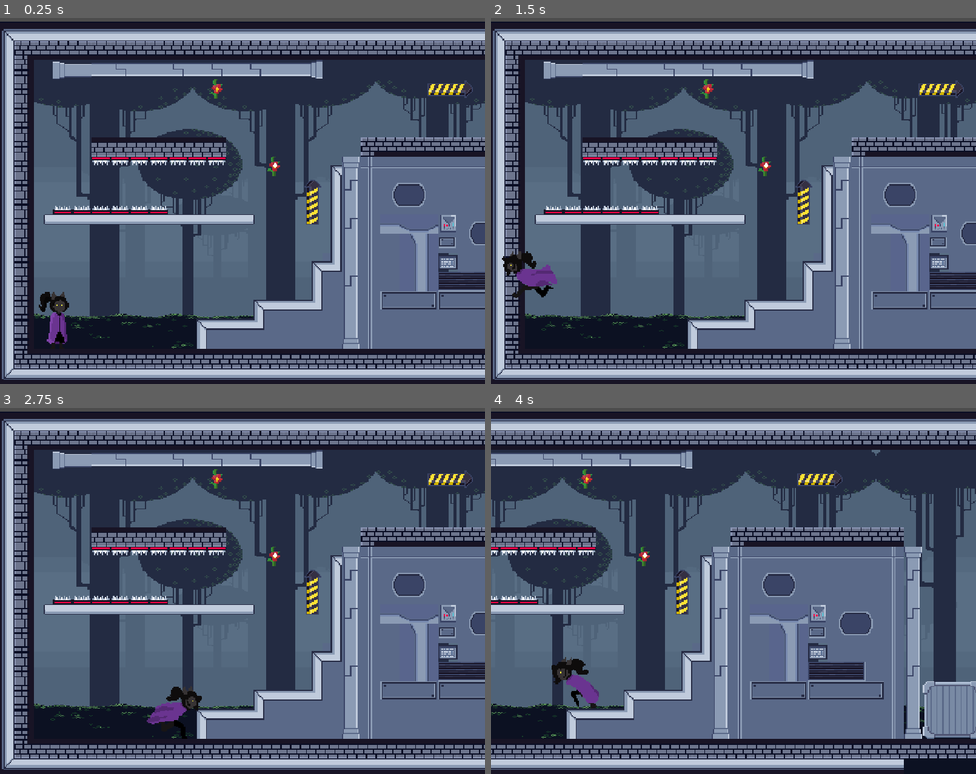
Above: before the commit, frames 1-4 (two rows, left to right).
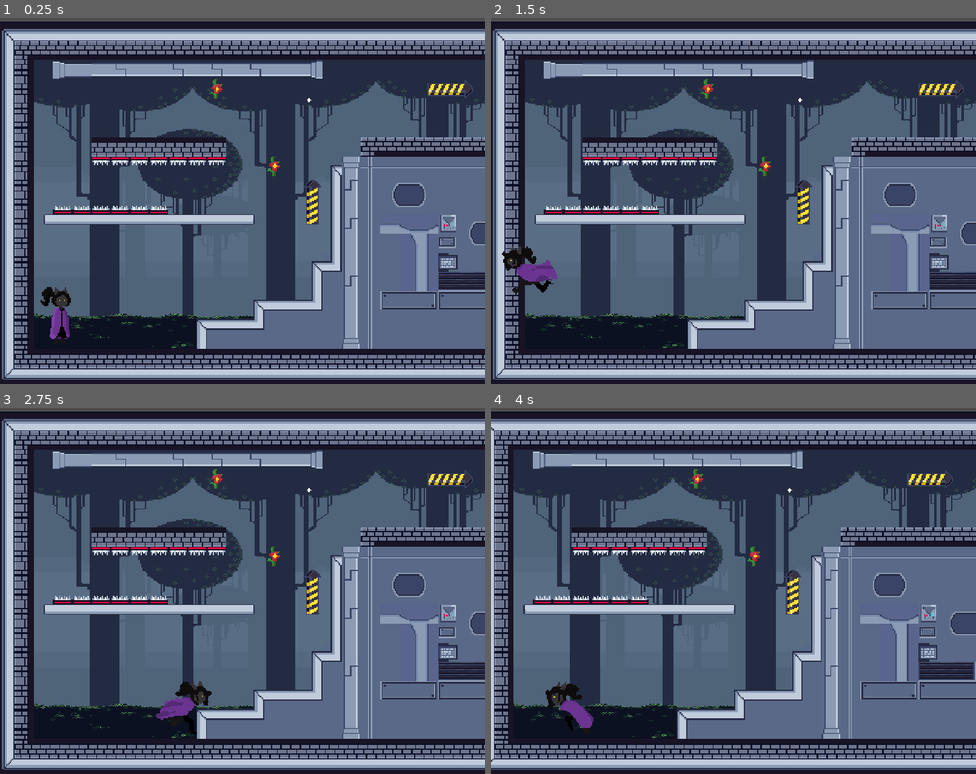
Above: after the commit, the same moments.

Repository: NashwanAndayuri/Nikki
Game: Godot game, scene res://scenes/thelevel.tscn
The game is run twice, just before and just after one commit, with the same random seed, the same clock (stepped at 60 frames per second) and the same inputs. The engine's default icon, where the game draws it, is replaced by a stand-in: a white triangle on a blue panel in a dark square.
Inputs:
- Up to frame 1 (0.25 s): no input
- Up to frame 2 (1.5 s): tap Enter at 0.5 s; hold C (C) 0.53-1.28 s; tap A (a) at 0.8, 1.35 s; tap Space (spc) at 1.25 s
- Up to frame 3 (2.75 s): tap D (d) at 1.55 s; hold D (d) from 2.03 s (still down); tap C (C) at 2.3 s
- Up to frame 4 (4 s): release D (d) at 2.78 s; tap C (C) at 2.85 s; tap A (a) at 3.05 s; hold A (a) from 3.53 s (still down); tap D (d) at 3.8 s

The runs differ from the first frame. In frame 1, 0.4% of the frame differs, in the area x 8-65%, y 21-90%; in frame 2, 0.6%; in frame 3, 0.7%; in frame 4, 45%, in the area x 0-100%, y 5-99%.

Commit message:
updated player mechanics

Diff:
--- a/objects/player/SwingSwong.gd
+++ b/objects/player/SwingSwong.gd
@@ -4,8 +4,9 @@
 @export var grapple_anchor: StaticBody2D
 @export var player_anchor: RigidBody2D
 @export var rope: Line2D
+@export var interaction_area: Area2D
 @export var max_radius: float = 512
-
+@export var tetherForceFactor= 0.25
 
 func _ready():
 	add_to_group("grappling-hook-system")
@@ -17,9 +18,22 @@
 func attach_player(player: Node2D) -> int:
 	if self.global_position.distance_to(player.global_position) > max_radius or player_original_parent != null:
 		return -1
-	player_original_parent = player.get_parent()
-	player_anchor.global_position = player.global_position # Set the player_anchor to the player's global position
-	player.reparent(player_anchor) # Make the player a child of player_anchor
+	if player.position.x < self.global_position.x+256 and player.position.x >= self.global_position.x-256:
+		var anchorPos= $Anchor.global_position
+		var playerPos= player.position
+		var tetherDir = anchorPos-playerPos
+		var tetherDistance = anchorPos.distance_to(player.global_position)
+
+		var tetherXVelocity = tetherDir.x*tetherForceFactor
+		player.velocity.x+=tetherXVelocity
+		var tetherYVelocity = tetherDir.y*tetherForceFactor
+		player.velocity.y+=tetherYVelocity
+		print(tetherDir)
+
+
+	#player_original_parent = player.get_parent()
+	#player_anchor.global_position = player.global_position # Set the player_anchor to the player's global position
+	#player.reparent(player_anchor) # Make the player a child of player_anchor
 	#player.position = Vector2.ZERO
 
 	rope.points[0] = rope.to_local($Anchor.global_position)
@@ -46,17 +60,19 @@
 		# Use to_local() to correctly map global positions into Line2D local space
 		rope.points[0] = rope.to_local($Anchor.global_position)
 		rope.points[1] = rope.to_local(player_anchor.global_position)
-	if Input.is_action_pressed("d"):
+	#if Input.is_action_pressed("c"):
+
+	#if Input.is_action_pressed("d"):
 		# if already moving fast, don't move faster
-		if player_anchor.linear_velocity.length() < 400:
-			player_anchor.apply_central_impulse(
-			player_anchor.global_transform.x * 64
-			)  # Push right
-	elif Input.is_action_pressed("a"):
-		if player_anchor.linear_velocity.length() < 400:
-			player_anchor.apply_central_impulse(
-				player_anchor.global_transform.x * -64
-			)  # Push left
+		#if player_anchor.linear_velocity.length() < 400:
+		#	player_anchor.apply_central_impulse(
+		#	player_anchor.global_transform.x * 64
+		#	)  # Push right
+	#elif Input.is_action_pressed("a"):
+	#	if player_anchor.linear_velocity.length() < 400:
+	#		player_anchor.apply_central_impulse(
+	#			player_anchor.global_transform.x * -64
+		#	)  # Push left
 	for child in player_anchor.get_children():
 		if "position" in child:
 			child.position = Vector2(0,0)
--- a/objects/player/player.tscn
+++ b/objects/player/player.tscn
@@ -178,7 +178,10 @@
 
 [sub_resource type="CapsuleShape2D" id="CapsuleShape2D_g7ett"]
 radius = 6.0
-height = 20.0
+height = 44.0
+
+[sub_resource type="SeparationRayShape2D" id="SeparationRayShape2D_gnkmh"]
+length = 256.0
 
 [node name="player" type="CharacterBody2D" unique_id=1671881700]
 position = Vector2(-1, -24)
@@ -186,6 +189,7 @@
 speed = 500.0
 
 [node name="Animation" type="AnimatedSprite2D" parent="." unique_id=1179962073]
+position = Vector2(2, -4)
 sprite_frames = SubResource("SpriteFrames_b1vji")
 animation = &"land"
 autoplay = "idle"
@@ -194,10 +198,17 @@
 speed_scale = 1.51
 
 [node name="Collision" type="CollisionShape2D" parent="." unique_id=694784351]
-position = Vector2(3, 14)
+position = Vector2(5, 2)
 shape = SubResource("CapsuleShape2D_g7ett")
 
 [node name="RayCast2D" type="RayCast2D" parent="." unique_id=1083075151]
 position = Vector2(3, -22)
 
+[node name="InteractinoArea" type="Area2D" parent="." unique_id=1145878068]
+position = Vector2(5, 2)
+
+[node name="CollisionShape2D" type="CollisionShape2D" parent="InteractinoArea" unique_id=1798447032]
+rotation = -3.1415927
+shape = SubResource("SeparationRayShape2D_gnkmh")
+
 [connection signal="animation_finished" from="Animation" to="." method="_on_animation_animation_finished"]
--- a/objects/player/rope.tscn
+++ b/objects/player/rope.tscn
@@ -3,16 +3,28 @@
 [ext_resource type="Script" uid="uid://bv1a8ug8oxjs1" path="res://objects/player/SwingSwong.gd" id="1_46rls"]
 
 [sub_resource type="RectangleShape2D" id="RectangleShape2D_o8jmh"]
+size = Vector2(512, 20)
 
 [sub_resource type="CircleShape2D" id="CircleShape2D_46rls"]
 
-[node name="Rope" type="Node2D" unique_id=873527753 node_paths=PackedStringArray("grapple_anchor", "player_anchor", "rope")]
+[node name="Rope" type="Node2D" unique_id=873527753 node_paths=PackedStringArray("grapple_anchor", "player_anchor", "rope", "interaction_area")]
 script = ExtResource("1_46rls")
 grapple_anchor = NodePath("Anchor")
 player_anchor = NodePath("PlayerAnchor")
 rope = NodePath("Rope")
+interaction_area = NodePath("InteractionArea")
+
+[node name="InteractionArea" type="Area2D" parent="." unique_id=2024232679]
+collision_layer = 0
+
+[node name="CollisionShape2D" type="CollisionShape2D" parent="InteractionArea" unique_id=152516602]
+shape = SubResource("RectangleShape2D_o8jmh")
+
+[node name="Polygon2D" type="Polygon2D" parent="InteractionArea" unique_id=1885686]
+polygon = PackedVector2Array(0, -7, -6, 0, 0, 5, 6, 0)
 
 [node name="Anchor" type="StaticBody2D" parent="." unique_id=848605469]
+collision_layer = 0
 
 [node name="CollisionShape2D" type="CollisionShape2D" parent="Anchor" unique_id=374227919]
 shape = SubResource("RectangleShape2D_o8jmh")
@@ -21,15 +33,19 @@
 polygon = PackedVector2Array(0, -7, -6, 0, 0, 5, 6, 0)
 
 [node name="Rope" type="Line2D" parent="." unique_id=1617392459]
+visible = false
 points = PackedVector2Array(0, -1, 0, 66)
 width = 0.655
 
 [node name="PinJoint2D" type="PinJoint2D" parent="." unique_id=304915511]
+visible = false
 node_a = NodePath("../Anchor")
 node_b = NodePath("../PlayerAnchor")
 
 [node name="PlayerAnchor" type="RigidBody2D" parent="." unique_id=216528605]
+visible = false
 position = Vector2(0, 66)
+collision_layer = 0
 
 [node name="CollisionShape2D" type="CollisionShape2D" parent="PlayerAnchor" unique_id=101621605]
 shape = SubResource("CircleShape2D_46rls")
--- a/project.godot
+++ b/project.godot
@@ -61,6 +61,7 @@
 C={
 "deadzone": 0.2,
 "events": [Object(InputEventKey,"resource_local_to_scene":false,"resource_name":"","device":-1,"window_id":0,"alt_press …(191 unchanged characters)…
+, Object(InputEventKey,"resource_local_to_scene":false,"resource_name":"","device":-1,"window_id":0,"alt_pressed":false,"shift_pressed":false,"ctrl_pressed":false,"meta_pressed":false,"pressed":false,"keycode":0,"physical_keycode":75,"key_label":0,"unicode":107,"location":0,"echo":false,"script":null)
 ]
 }
 
--- a/scenes/enemy.tscn
+++ b/scenes/enemy.tscn
@@ -2,7 +2,6 @@
 
 [ext_resource type="Texture2D" uid="uid://k0dljqs5btn0" path="res://assets/Snail/Walk (38x24).png" id="1_1pe4n"]
 [ext_resource type="Script" uid="uid://bgugt633i663x" path="res://scripts/enemy.gd" id="1_w6728"]
-[ext_resource type="PackedScene" uid="uid://f3u11nm8uydc" path="res://objects/player/rope.tscn" id="3_4ra3w"]
 
 [sub_resource type="AtlasTexture" id="AtlasTexture_w6728"]
 atlas = ExtResource("1_1pe4n")
@@ -107,9 +106,5 @@
 wait_time = 2.0
 autostart = true
 
-[node name="Rope" parent="." unique_id=873527753 instance=ExtResource("3_4ra3w")]
-rotation = 1.5707964
-scale = Vector2(0.5, 0.5)
-
 [connection signal="body_entered" from="." to="." method="_on_body_entered"]
 [connection signal="timeout" from="Timer" to="." method="_on_timer_timeout"]
--- a/scenes/thelevel.tscn
+++ b/scenes/thelevel.tscn
@@ -797,5 +797,33 @@
 position = Vector2(168, -0.3333435)
 scale = Vector2(1, 1)
 
-[node name="Rope" parent="." unique_id=873527753 instance=ExtResource("10_ei1lj")]
-position = Vector2(650, 359)
+[node name="enemy3" parent="theLevel/Enemies" unique_id=96160205 instance=ExtResource("9_bs8ux")]
+position = Vector2(-65.66667, -1.3333435)
+scale = Vector2(1, 1)
+
+[node name="enemy4" parent="theLevel/Enemies" unique_id=2004105542 instance=ExtResource("9_bs8ux")]
+position = Vector2(-119.66669, -1.6666769)
+scale = Vector2(1, 1)
+
+[node name="enemy5" parent="theLevel/Enemies" unique_id=588659158 instance=ExtResource("9_bs8ux")]
+position = Vector2(77.33333, -0.3333435)
+scale = Vector2(1, 1)
+
+[node name="enemy6" parent="theLevel/Enemies" unique_id=378186547 instance=ExtResource("9_bs8ux")]
+position = Vector2(263, -1.6666769)
+scale = Vector2(1, 1)
+
+[node name="Rope" type="Node2D" parent="." unique_id=736584880]
+position = Vector2(-0.00012207031, 0)
+
+[node name="Rope" parent="Rope" unique_id=873527753 instance=ExtResource("10_ei1lj")]
+position = Vector2(1734.0001, 88)
+
+[node name="Rope2" parent="Rope" unique_id=1509927433 instance=ExtResource("10_ei1lj")]
+position = Vector2(735.0001, 196)
+
+[node name="Rope3" parent="Rope" unique_id=1459813083 instance=ExtResource("10_ei1lj")]
+position = Vector2(2250, 87)
+
+[node name="Rope4" parent="Rope" unique_id=1699078226 instance=ExtResource("10_ei1lj")]
+position = Vector2(2765, 87)
--- a/scripts/player.gd
+++ b/scripts/player.gd
@@ -9,6 +9,14 @@
 var is_grappling: bool = false
 var is_grounded = true
 var is_moving: bool
+var grapable: bool
+
+func is_grapable():
+	grapable = true
+
+func is_nnot_grapable():
+	grapable = false
+
 func animation():
 	var right = Input.is_action_pressed("d")
 	var left = Input.is_action_pressed("a")
@@ -25,8 +33,9 @@
 		sprite.play("idle")
 
 func side_move():
-	if not is_grappling:
-		velocity.x = 0
+
+		if is_on_floor():
+			velocity.x = 0
 		var right = Input.is_action_pressed("d")
 		var left = Input.is_action_pressed("a")
 		var dash = Input.is_action_pressed("lsft")
@@ -46,9 +55,6 @@
 			velocity.x = -1 * speed * dash_multiplier
 
 
-
-
-
 func jump():
 	var jump = Input.is_action_just_pressed("spc")
 
@@ -58,24 +64,25 @@
 		sprite.play("jump")
 
 func _physics_process(delta: float) -> void:
-	# Add the gravity.
-	if not is_grappling:
-		if not is_on_floor():
-			velocity = velocity + get_gravity() * delta * 2
+	# Add the gravity
+	if not is_on_floor():
+		velocity = velocity + get_gravity() * delta * 2
 
-	if Input.is_action_just_pressed("C"):
+	if Input.is_action_pressed("C"):
+		is_grappling = true
 		for grappling_hook_system in get_tree().get_nodes_in_group("grappling-hook-system"):
 			var success = grappling_hook_system.attach_player(self)
 			if success == 0:
-				is_grappling = true
 				break
 	elif Input.is_action_just_released("C"):
+		is_grappling = false
 		for grappling_hook_system in get_tree().get_nodes_in_group("grappling-hook-system"):
 			var success = grappling_hook_system.detach_player(self)
 			if success == 0:
-				is_grappling = false
+
 				break
-	side_move()
+	if not is_grappling:
+		side_move()
 	animation()
 	jump()
 	move_and_slide()
